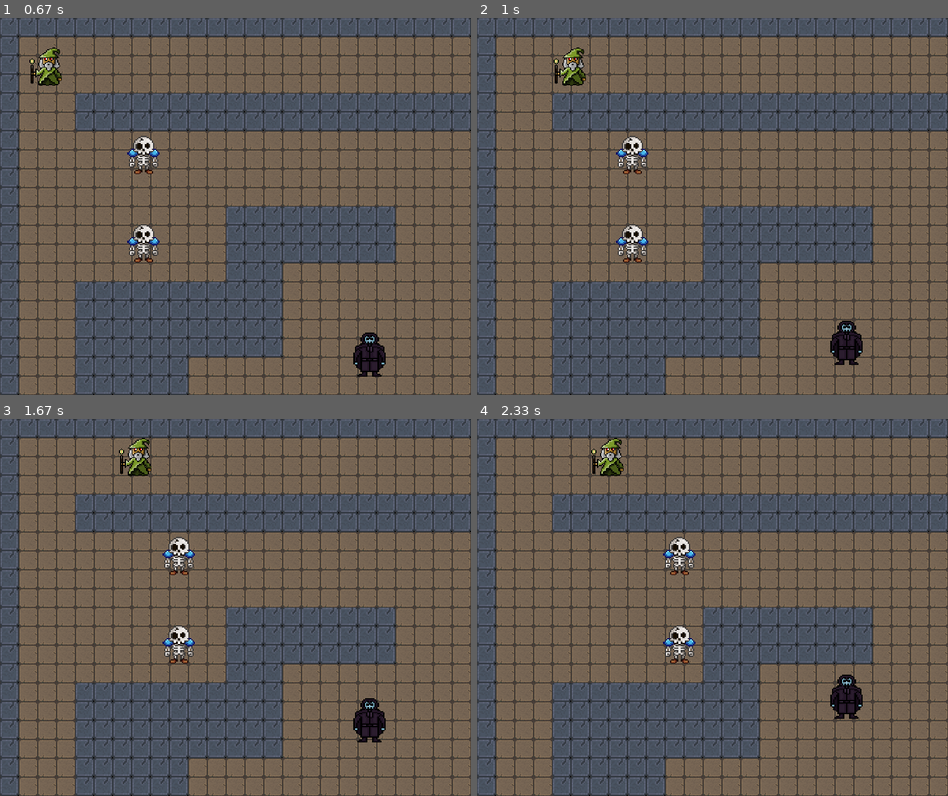
Above: before the commit, frames 1-4 (two rows, left to right).
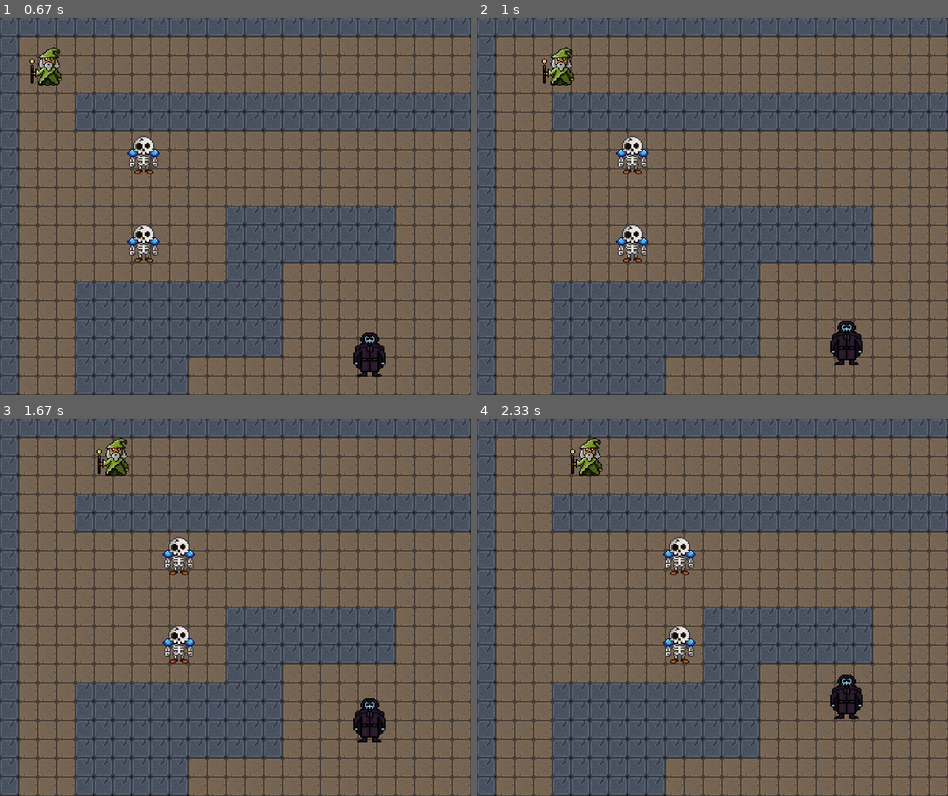
Above: after the commit, the same moments.

Repository: the-akira/PyGameDev
Game: pygame game, started from Exemplos/RPG/main.py
Two runs of this game, one before a commit and one after it. Both use one fixed random seed, a clock stepped at 60 frames per second and the inputs below.
Inputs (mouse positions are in pixels of both pictures, inside the frame that each line leads up to):
- Up to frame 1 (0.67 s): click (235, 187) at 0.38 s
- Up to frame 2 (1 s): hold Right from 0.67 s (still down); move the mouse to (712, 232) at 0.7 s
- Up to frame 3 (1.67 s): release Right at 1.13 s; hold Up 1.17-1.47 s; hold Right from 1.5 s (still down)
- Up to frame 4 (2.33 s): release Right at 1.97 s; hold Left from 2 s (still down)

Frame 1 is identical in both runs. In frame 2, 0.7% of the frame differs, in the area x 13-24%, y 7-18%; in frame 3, 0.8%, in the area x 20-33%, y 5-16%; in frame 4, 0.8%.

Commit message:
RPG - Colisões Otimizadas

Diff:
--- a/Exemplos/RPG/main.py
+++ b/Exemplos/RPG/main.py
@@ -166,7 +166,7 @@
         self.vel = pygame.Vector2((0, 0))
         self.platforms = platforms
         self.last_shot = pygame.time.get_ticks()
-        self.speed = 3.85
+        self.speed = 3.3
 
     def update(self):
         pressed = pygame.key.get_pressed()
@@ -229,13 +229,13 @@
 
     def update(self, platforms):
         self.rect.x += 1
-        self.collide(1, 0, platforms)
-
-    def collide(self, xvel, yvel, platforms):
-        for platform in platforms:
-            if pygame.sprite.collide_rect(self, platform):
-                if xvel > 0:
-                    self.rect.right = platform.rect.left
+        self.collide(platforms)
+
+    def collide(self, platforms):
+        collisions = pygame.sprite.spritecollide(self, platforms, False)
+        for platform in collisions:
+            if self.rect.x < platform.rect.x:
+                self.rect.right = platform.rect.left
 
 class Necromancer(Entity):
     def __init__(self, platforms, pos, *groups):
@@ -250,13 +250,13 @@
 
     def update(self, platforms):
         self.rect.y -= 1
-        self.collide(0, -1, platforms)
-
-    def collide(self, xvel, yvel, platforms):
-        for platform in platforms:
-            if pygame.sprite.collide_rect(self, platform):
-                if yvel < 0:
-                    self.rect.top = platform.rect.bottom
+        self.collide(platforms)
+
+    def collide(self, platforms):
+        collisions = pygame.sprite.spritecollide(self, platforms, False)
+        for platform in collisions:
+            if self.rect.x < platform.rect.x:
+                self.rect.top = platform.rect.bottom
 
 class Beholder(Entity):
     def __init__(self, platforms, pos, *groups):
@@ -282,13 +282,13 @@
 
     def update(self, platforms):
         self.rect.x -= 1
-        self.collide(-1, 0, platforms)
-
-    def collide(self, xvel, yvel, platforms):
-        for platform in platforms:
-            if pygame.sprite.collide_rect(self, platform):
-                if xvel < 0:
-                    self.rect.left = platform.rect.right
+        self.collide(platforms)
+
+    def collide(self, platforms):
+        collisions = pygame.sprite.spritecollide(self, platforms, False)
+        for platform in collisions:
+            if self.rect.x > platform.rect.x:
+                self.rect.left = platform.rect.right
 
 class Wall(Entity):
     def __init__(self, pos, *groups):
